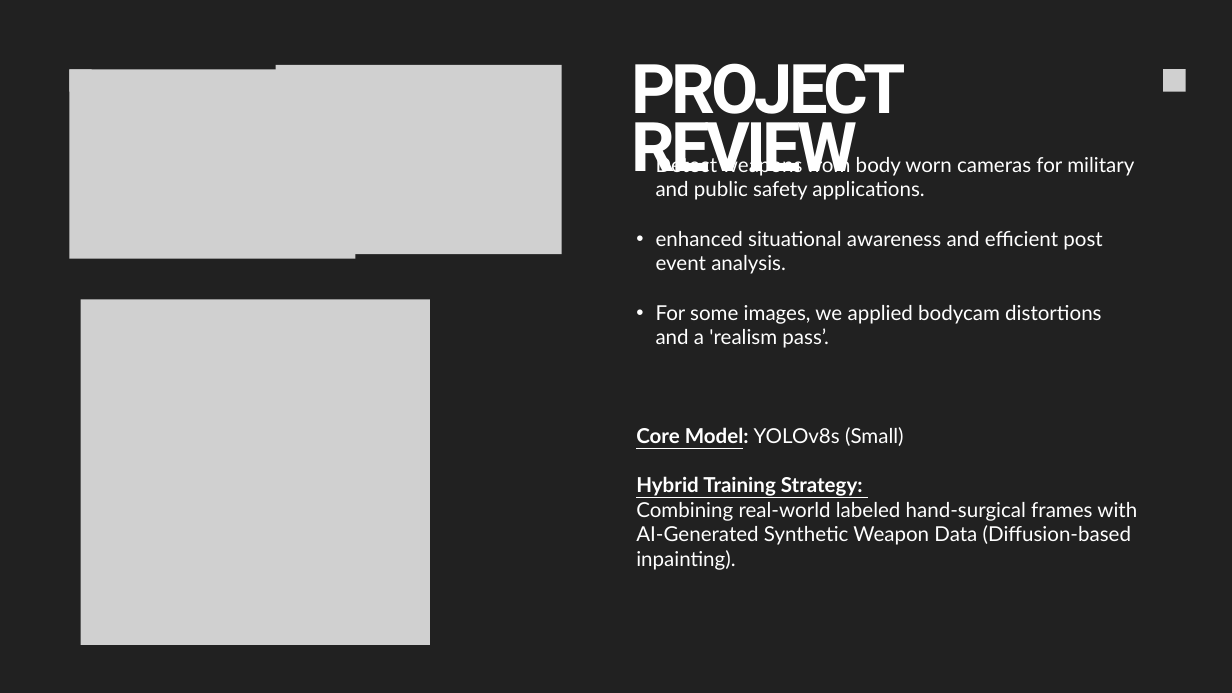
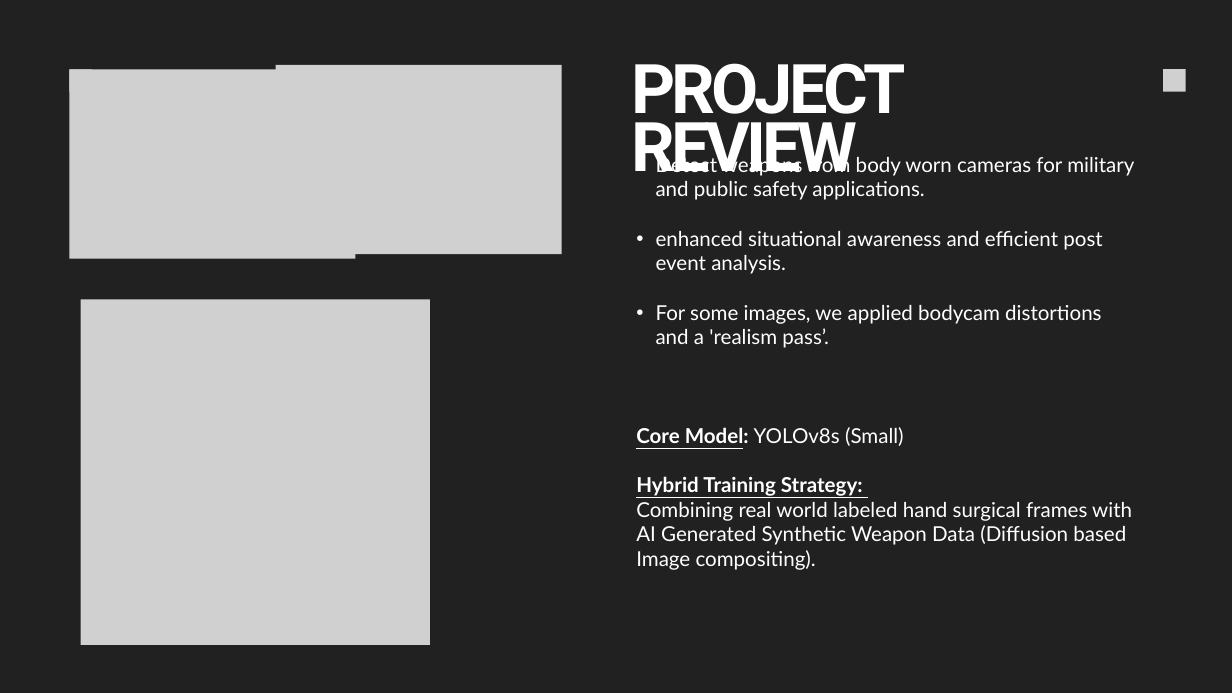
Before and after one commit to hengolyan/Weapons-detection-from-body-cam-GenAI, a slide deck: slide 2 of Slides/WEAPONS DETECTION FROM BODYCAM- FINAL PRESENTATION.pptx. Drawn at 1232x693 pixels with LibreOffice and Linux fonts; fonts in the diff are those of the drawing; grey boxes stand for pictures. Boxes give left, top, right and bottom in pixels: in the first picture for what was removed or moved away, otherwise in the second. Text is boxed around its words. In the diff, an @@ line names an element or a change of style, - is before the commit and + after.

```diff
--- a/Slides/WEAPONS DETECTION FROM BODYCAM- FINAL PRESENTATION.pptx
+++ b/Slides/WEAPONS DETECTION FROM BODYCAM- FINAL PRESENTATION.pptx
@@ text at [636, 502, 1132, 570]: text changed @@
-Combining real-world labeled hand-surgical frames with AI-Generated Synthetic Weapon Data (Diffusion-based inpainting).
+Combining real world labeled hand surgical frames with AI Generated Synthetic Weapon Data (Diffusion based Image compositing).
```
Also in this commit, not shown: 1 other slide changed.
